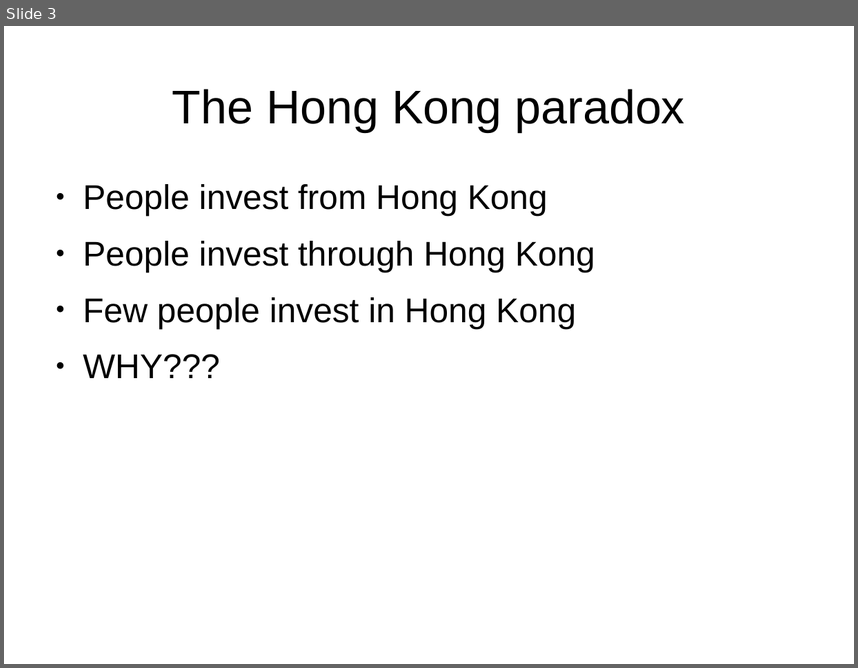
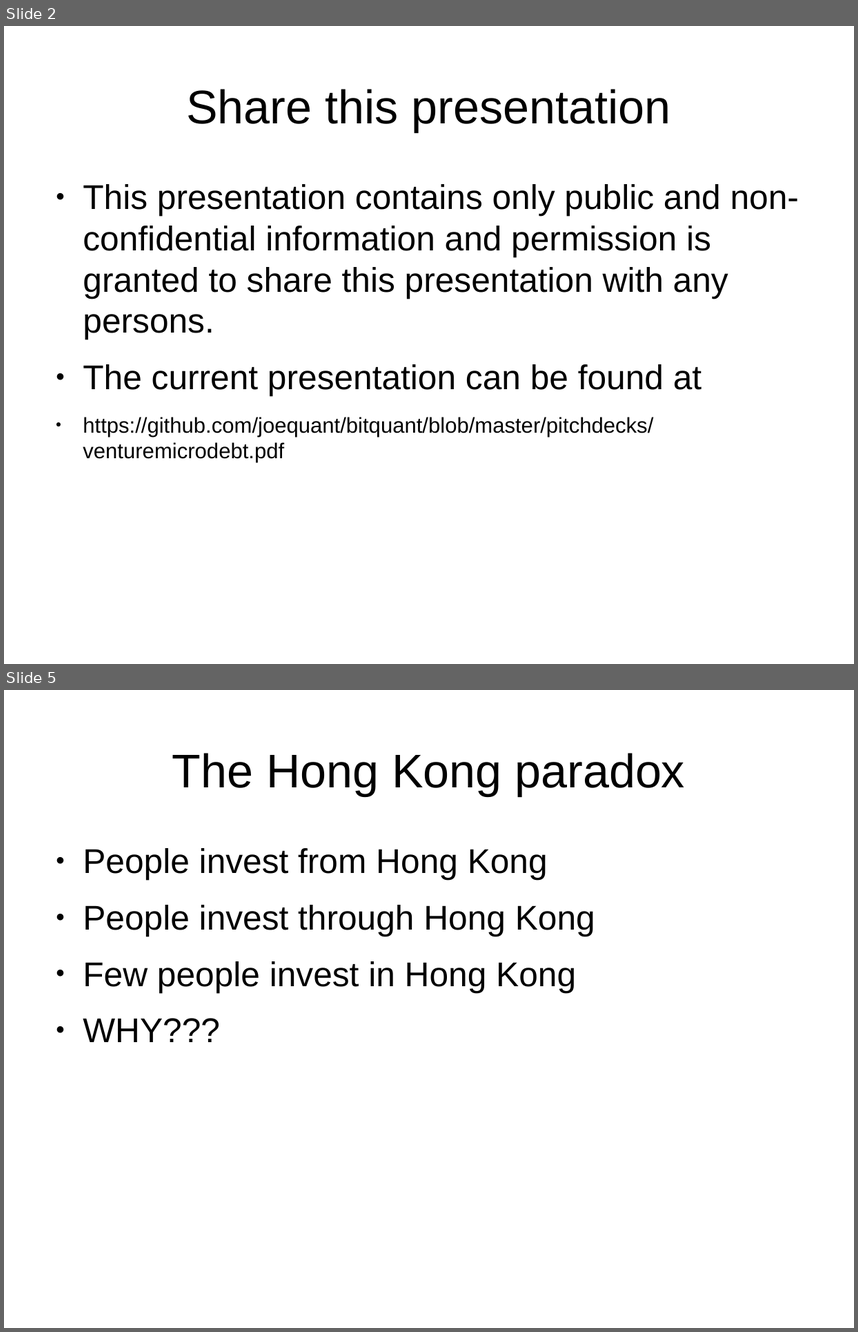
Before and after one commit to joequant/bitquant, a slide deck: pitchdecks/smartmicroloanshk.odp. Shown one above the other, each under a label of ours: slide 3 before the commit, slides 2 and 5 after it; the slides between them are not shown. The pictures are 858x668 and 858x1332 pixels, drawn with LibreOffice and Linux fonts; fonts in the diff are those of the drawing. Boxes give left, top, right and bottom in pixels: in the first picture for what was removed or moved away, otherwise in the second. Text is boxed around its words. In the diff, an @@ line names an element or a change of style, - is before the commit and + after.

```diff
--- a/pitchdecks/smartmicroloanshk.odp
+++ b/pitchdecks/smartmicroloanshk.odp
@@ slide 2 added at <box>4,26,854,664</box>, background #FFFFFF @@
@@ title added at <box>186,89,671,132</box>, 44 pt, text #000000 @@
+Share this presentation
@@ text added at <box>83,184,799,463</box>, 32 pt, text #000000 @@
+● This presentation contains only public and non-confidential information and permission is granted to share this presentation with any persons.
+● The current presentation can be found at
+● https://github.com/joequant/bitquant/blob/master/pitchdecks/venturemicrodebt.pdf
@@ what was slide 3 is now slide 5 @@
```
Also in this commit, not shown: 7 slides changed, 5 other slides added, 1 slide removed, 1 other file.
